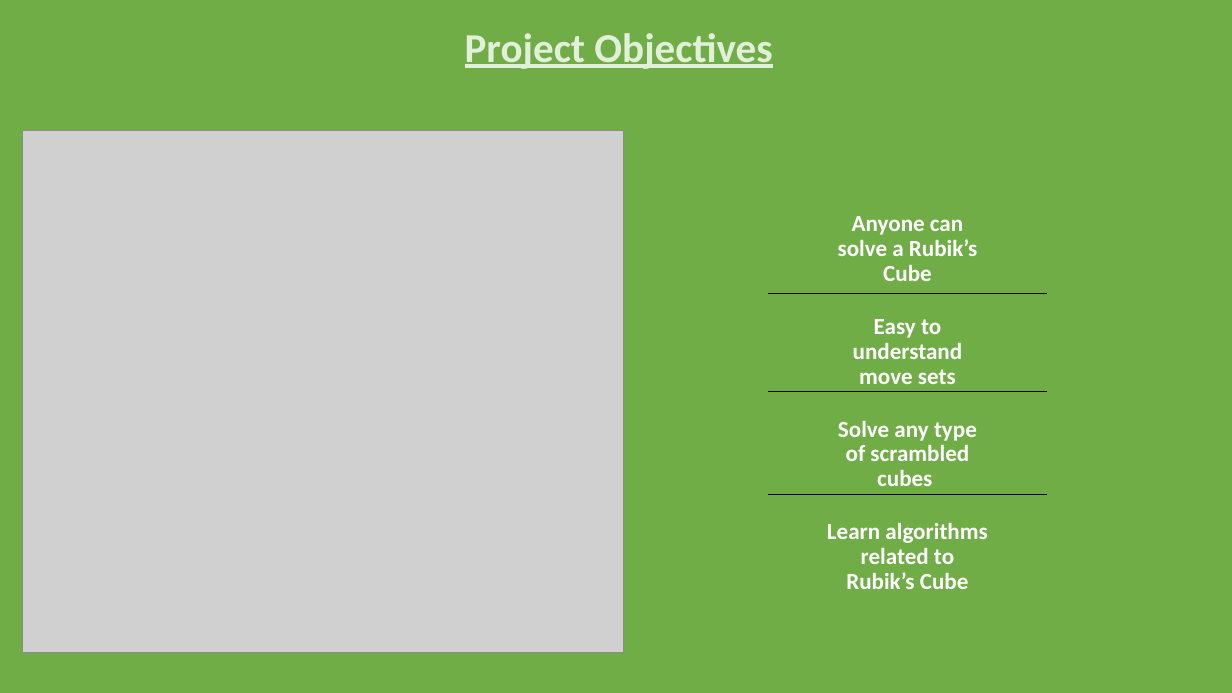
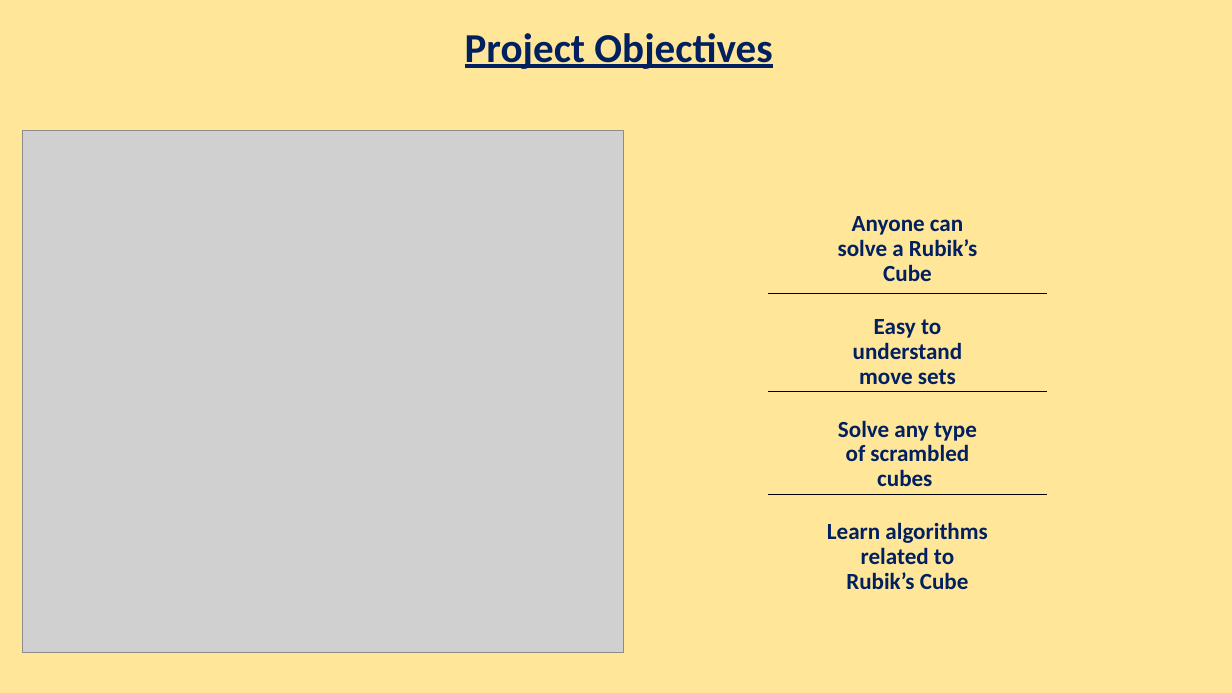
Before and after one commit to muhaimeen90/Spl-1, a slide deck: slide 4 of SPL-1(1423).pptx (slide 3 before the commit). Drawn at 1232x693 pixels with LibreOffice and Linux fonts; fonts in the diff are those of the drawing; grey boxes stand for pictures. Boxes give left, top, right and bottom in pixels: in the first picture for what was removed or moved away, otherwise in the second. Text is boxed around its words. In the diff, an @@ line names an element or a change of style, - is before the commit and + after.

```diff
--- a/SPL-1(1423).pptx
+++ b/SPL-1(1423).pptx
@@ background #70AD47 to #FFE699 @@
@@ text "Project Objectives" at [465, 33, 772, 69]: text colour #E2F0D9 to #002060 @@
@@ text colour #FFFFFF to #002060 in 4 elements at [838, 216, 977, 281], [853, 319, 963, 384], [838, 420, 977, 486], [827, 522, 987, 589] @@
```
Also in this commit, not shown: 1 other slide changed, 3 slides added, 2 slides removed.
